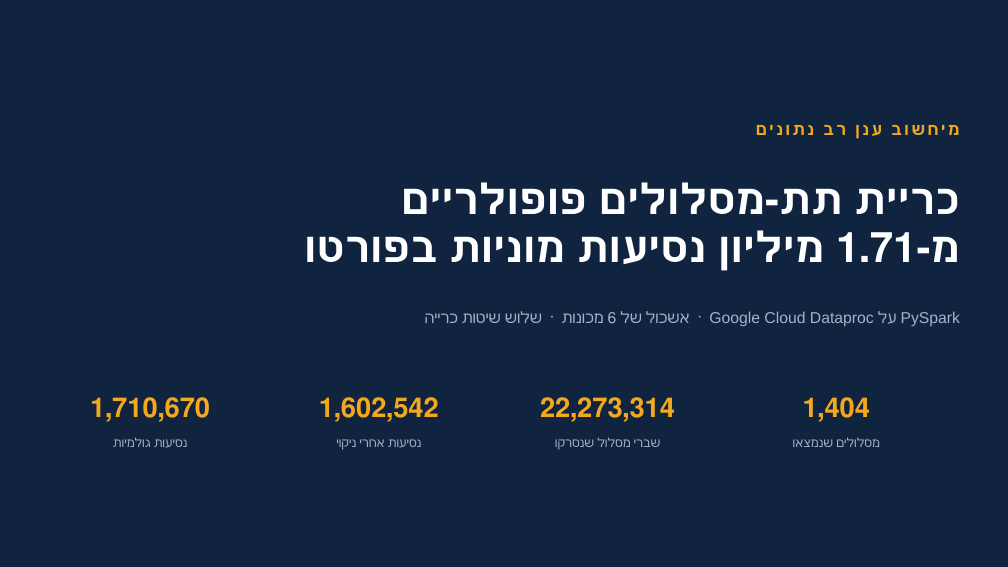
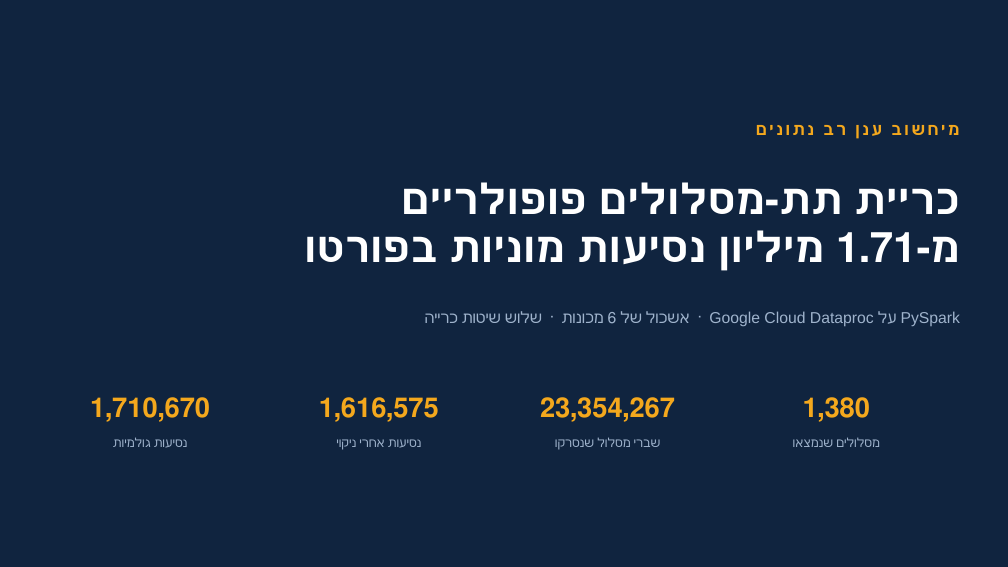
Before and after one commit to Omri5790/porto-taxi-project, a slide deck: slide 1 of output/porto_defence_he.pptx. Drawn at 1008x567 pixels with LibreOffice and Linux fonts; fonts in the diff are those of the drawing. Boxes give left, top, right and bottom in pixels: in the first picture for what was removed or moved away, otherwise in the second. Text is boxed around its words. In the diff, an @@ line names an element or a change of style, - is before the commit and + after.

```diff
--- a/output/porto_defence_he.pptx
+++ b/output/porto_defence_he.pptx
@@ text at bbox=[319, 397, 439, 422]: text changed @@
-1,602,542
+1,616,575
@@ text at bbox=[540, 397, 675, 422]: text changed @@
-22,273,314
+23,354,267
@@ text at bbox=[803, 397, 871, 422]: text changed @@
-1,404
+1,380
```
Also in this commit, not shown: 10 other slides changed, 20 other files.
